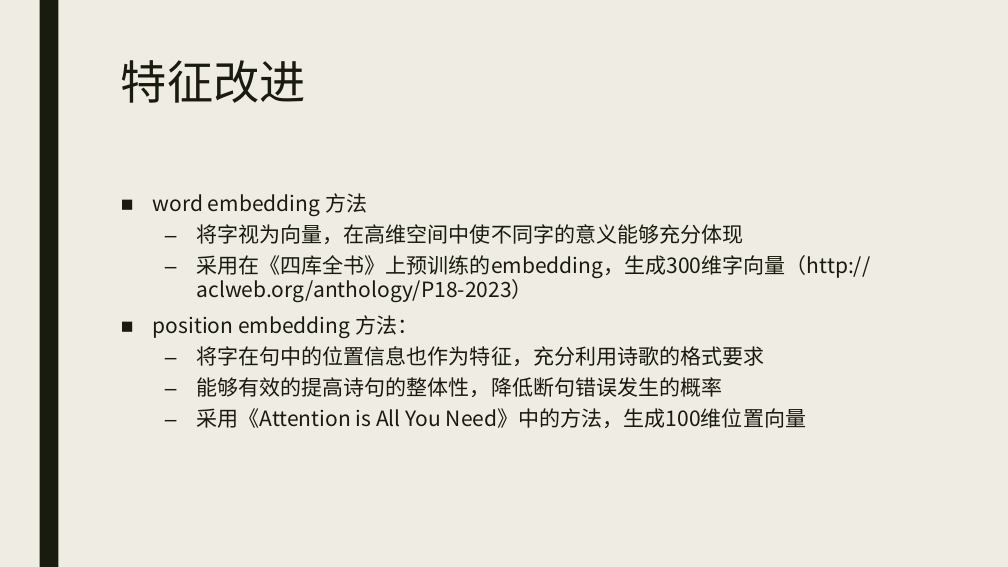
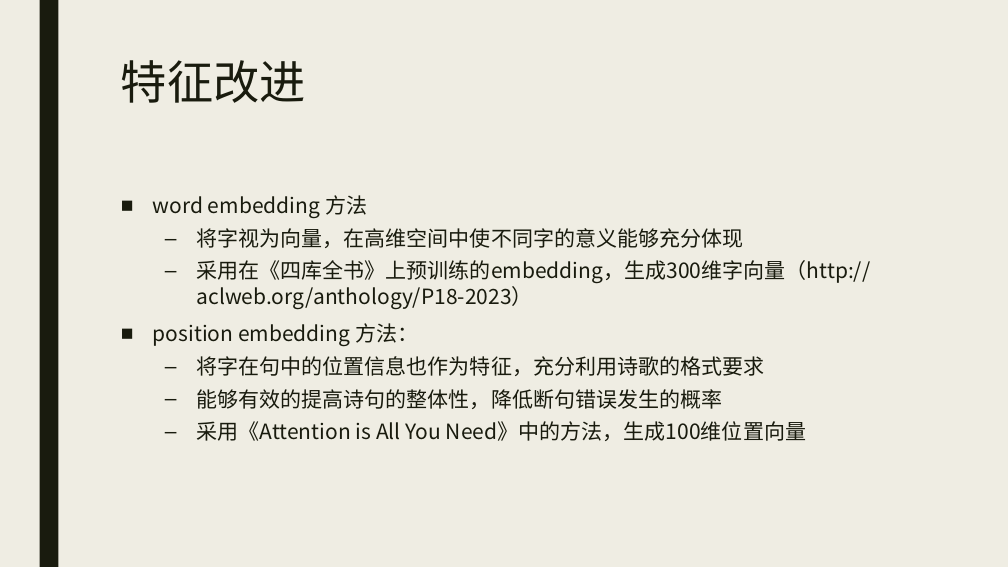
Before and after one commit to Changed-cc/deepstudy, a slide deck: slide 6 of CPG_pre.pptx. Drawn at 1008x567 pixels with LibreOffice and Linux fonts; fonts in the diff are those of the drawing. Boxes give left, top, right and bottom in pixels: in the first picture for what was removed or moved away, otherwise in the second. Text is boxed around its words. In the diff, an @@ line names an element or a change of style, - is before the commit and + after.

```diff
--- a/CPG_pre.pptx
+++ b/CPG_pre.pptx
@@ text "word embedding 方法" at (153,195,871,441): line spacing 0.94 to 1 @@
```
Also in this commit, not shown: 5 other slides changed, 1 slide added.
